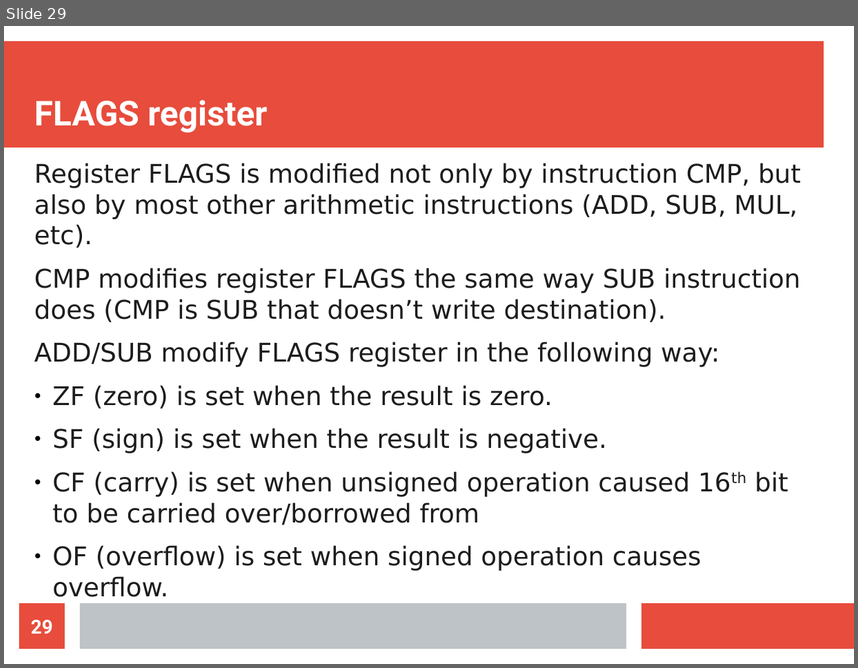
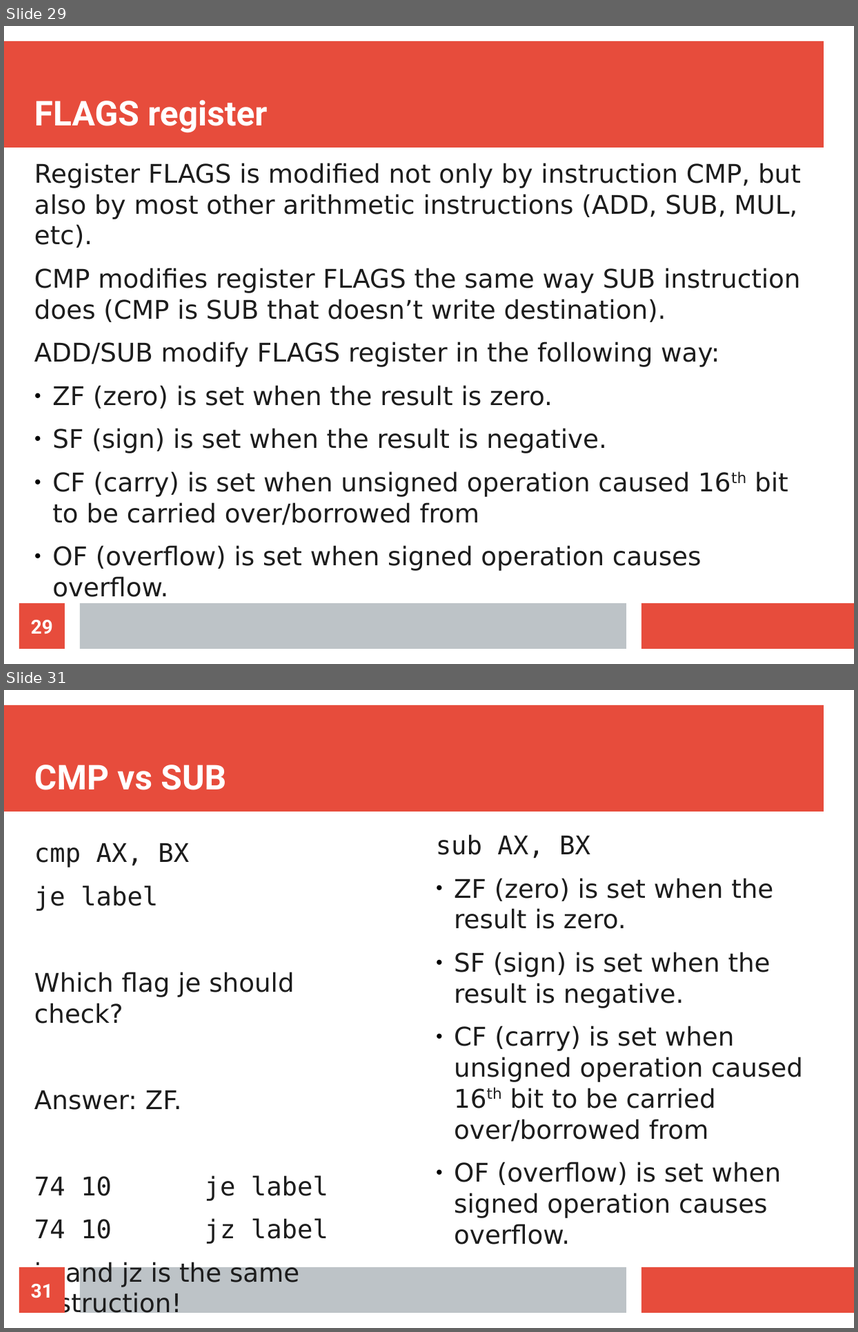
Before and after one commit to sorokin/cpp-course, a slide deck: lecture-1e.odp. Shown one above the other, each under a label of ours: slide 29 before the commit, slides 29 and 31 after it; the slides between them are not shown. The pictures are 858x668 and 858x1332 pixels, drawn with LibreOffice and Linux fonts; fonts in the diff are those of the drawing. Boxes give left, top, right and bottom in pixels: in the first picture for what was removed or moved away, otherwise in the second. Text is boxed around its words. In the diff, an @@ line names an element or a change of style, - is before the commit and + after.

```diff
--- a/lecture-1e.odp
+++ b/lecture-1e.odp
@@ slide 31 added at (4,690,854,1328), background #FFFFFF; not listed: 3 template elements that a slide beside it also shows @@
@@ title added at (34,765,226,790), 32 pt, text #FFFFFF, bold @@
+CMP vs SUB
@@ text added at (436,834,803,1244), 24.1 pt, text #1C1C1C @@
+sub AX, BX
+● ZF (zero) is set when the result is zero.
+● SF (sign) is set when the result is negative.
+● CF (carry) is set when unsigned operation caused 16th bit to be carried over/borrowed from
+● OF (overflow) is set when signed operation causes overflow.
@@ text added at (34,843,328,1317), 24.1 pt, text #1C1C1C @@
+cmp AX, BX
+je label
+Which flag je should check?
+Answer: ZF.
+74 10 je label
+74 10 jz label
+je and jz is the same instruction!
@@ page number added at (19,1267,65,1312), fill #E74C3C, 18 pt, text #FFFFFF, bold @@
+31
```
Also in this commit, not shown: 3 slides changed, 13 other slides added.
